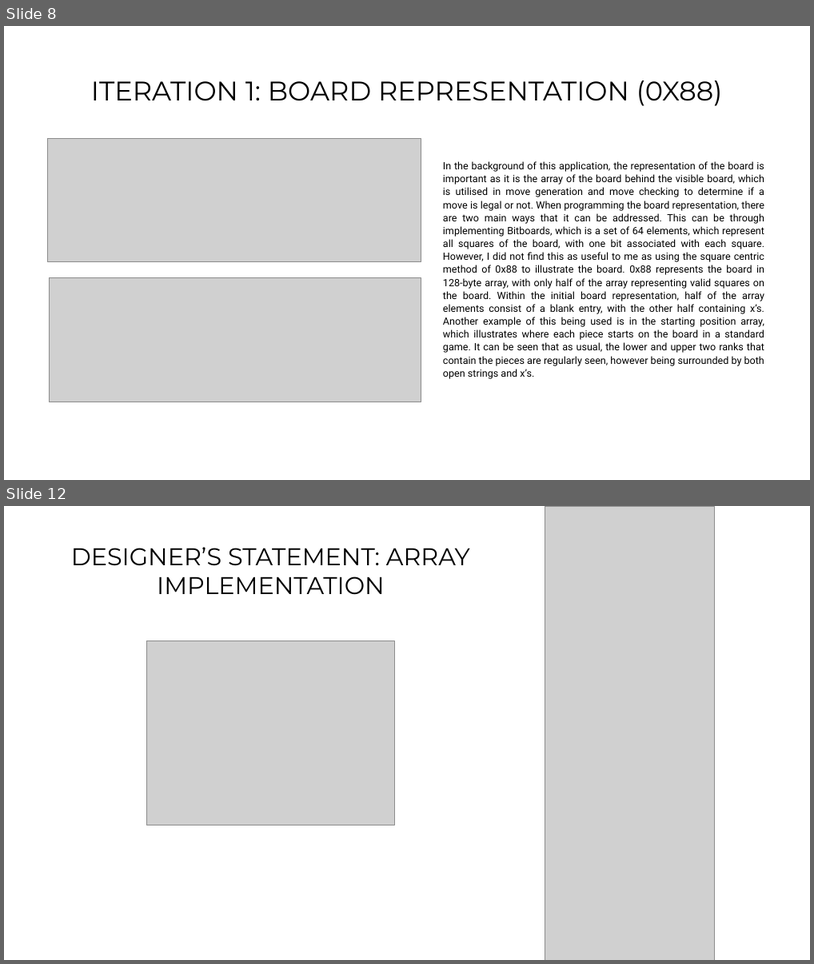
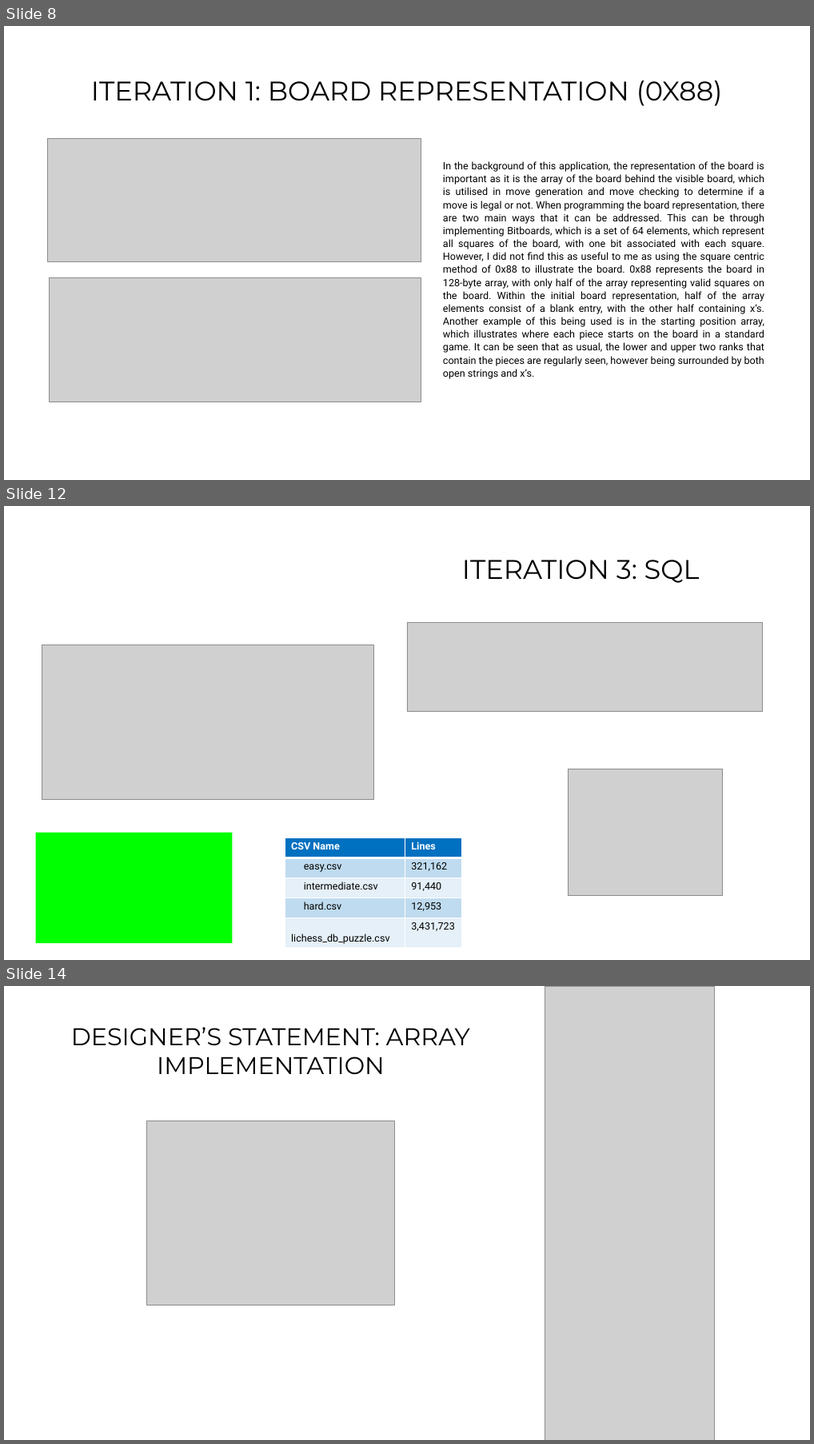
Before and after one commit to nozzyFTW/DailyChessPuzzle, a slide deck: Individual Digital solution.pptx. Shown one above the other, each under a label of ours: slides 8 and 12 before the commit, slides 8, 12 and 14 after it; the slides between them are not shown. The pictures are 814x964 and 814x1444 pixels, drawn with LibreOffice and Linux fonts; fonts in the diff are those of the drawing; grey boxes stand for pictures; background and template pictures are left out. Boxes give left, top, right and bottom in pixels: in the first picture for what was removed or moved away, otherwise in the second. Text is boxed around its words. In the diff, an @@ line names an element or a change of style, - is before the commit and + after.

```diff
--- a/Individual Digital solution.pptx
+++ b/Individual Digital solution.pptx
@@ slide 12 added at [4, 506, 810, 960], background #FFFFFF @@
@@ title added at [462, 560, 700, 583], 32 pt, text #000000 @@
+ITERATION 3: SQL
@@ picture added at [407, 623, 763, 712] @@
@@ picture added at [42, 645, 374, 800] @@
@@ picture added at [569, 768, 722, 895] @@
@@ rectangle added at [35, 832, 232, 943], fill #00FF00 @@
@@ table added at [286, 837, 462, 947], 5 rows, 2 columns @@
+CSV Name | Lines
+easy.csv | 321,162
+intermediate.csv | 91,440
+hard.csv | 12,953
+lichess_db_puzzle.csv | 3,431,723
@@ what was slide 12 is now slide 14 @@
```
Also in this commit, not shown: 4 slides changed, 1 other slide added, 35 other files.
